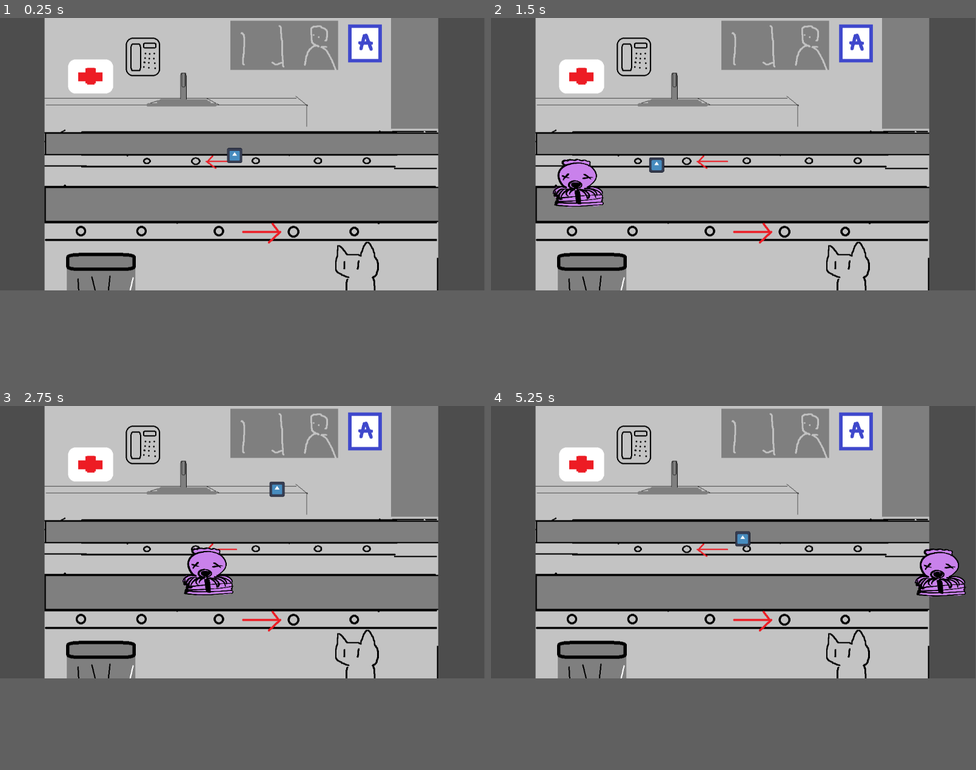
Above: before the commit, frames 1-4 (two rows, left to right).
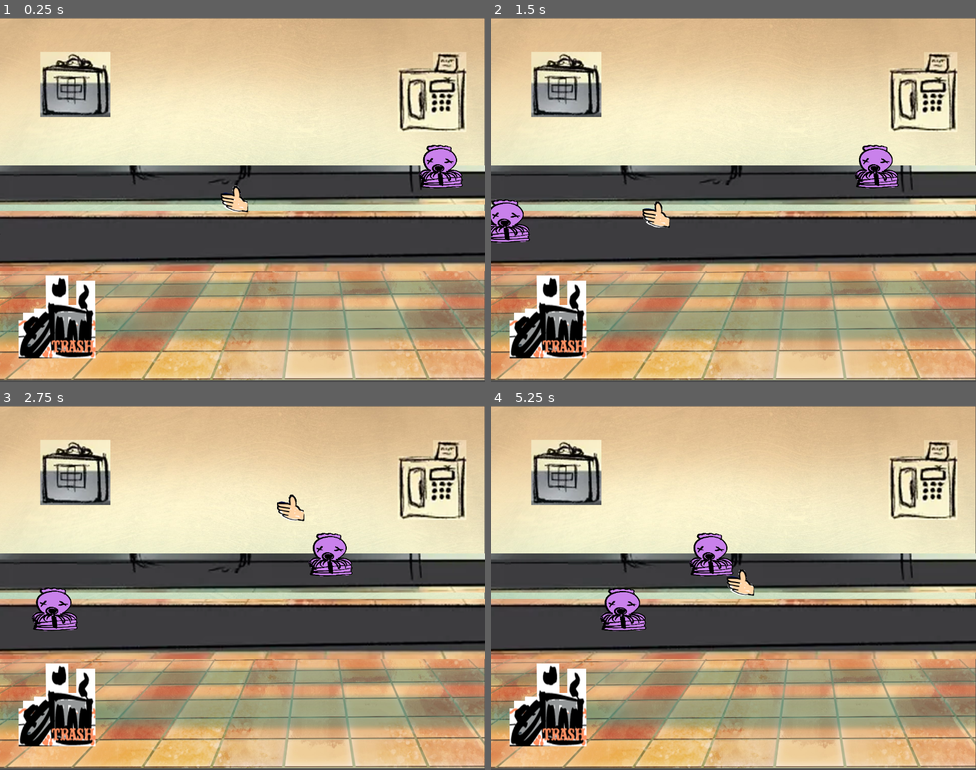
Above: after the commit, the same moments.

Repository: BUNN1E5/SDGJ-2024
Game: Godot game, scene res://levels/mockup/mockup.tscn
Same seed, same stepped clock (60 frames per second), same inputs: the game is played once before the commit and once after it. The engine's default icon, where the game draws it, is replaced by a stand-in: a white triangle on a blue panel in a dark square.
Inputs (mouse positions are in pixels of both pictures, inside the frame that each line leads up to):
- Up to frame 1 (0.25 s): no input
- Up to frame 2 (1.5 s): move the mouse to (840, 141) at 0.52 s; click (840, 141) at 0.67 s; move the mouse to (636, 167) at 1.27 s; click (636, 167) at 1.42 s
- Up to frame 3 (2.75 s): move the mouse to (291, 482) at 2.02 s; click (291, 482) at 2.17 s
- Up to frame 4 (5.25 s): move the mouse to (709, 595) at 2.77 s; click (709, 595) at 2.92 s; move the mouse to (879, 584) at 3.52 s; click (879, 584) at 3.67 s; move the mouse to (588, 500) at 4.27 s; click (588, 500) at 4.42 s; move the mouse to (757, 540) at 5.02 s; click (757, 540) at 5.17 s
The window is 799x449 before the commit and 800x600 after it. Grey fills any space a smaller window leaves; there, only what the larger window draws over its background counts as a difference.

The runs differ from the first frame. In frame 1, 94% of the frame differs, in the area x 0-100%, y 0-100%; in frame 2, 95%; in frame 3, 94%; in frame 4, 95%.

Commit message:
added scripts fixing git

Diff:
--- a/game_systems/conveyer_belt/conveyer_belt.gd
+++ b/game_systems/conveyer_belt/conveyer_belt.gd
@@ -1,4 +1,4 @@
-extends Node2D
+extends Path2D
 class_name ConveyerBelt
 #Here is the functionality that needs to be implemented in this class:
 #We need to make a conveyer!
@@ -14,8 +14,11 @@
 #	If good food gets gobbled add some money and push emty plate on plate return at the
 #		at the same relative position as where it was on the
 
+@export_range(0, 1) var speed : float = 0.1
+#var kitchen : Array[ConveyerItem]
+#var hall : Array[ConveyerItem]
 
-@export_range(0, 1) var speed : float = 0.1
+var off_screen_time = 10
 
 func _ready():
 	pass
--- a/game_systems/conveyer_belt/conveyer_item.gd
+++ b/game_systems/conveyer_belt/conveyer_item.gd
@@ -4,13 +4,19 @@
 @export var conveyer_belt : ConveyerBelt
 var collision : Area2D
 var being_held = false
+var bad_level = 0
 
+var mousePath = "/root/Main/Mouse"
+@onready var mouse : PlayerMouse = get_node(mousePath)
 #food and a plate are both conveyerItems
 
 #these are the sprites from good to "bad"
 #a plate would have an array of 1 with just the plate item
-@export var sprites : Array[Sprite2D]
+@export var sprites : Array[Texture]
 @export var renderder : Sprite2D
+var time_in_hall = 0
+var in_hall = false
+
 
 # Called when the node enters the scene tree for the first time.
 func _ready():
@@ -18,19 +24,24 @@
 	self.collision.monitoring = true
 
 	self.conveyer_belt = get_parent()
-	self.loop = true
+	self.loop = false
 	self.rotates = false
-	self.conveyer_belt.get_curve()
 	pass # Replace with function body.
 
 func _input(event):
 	if event is InputEventMouseButton:
-
+		print(self.collision.overlaps_area(mouse.selector_area))
 		pass
 
-func on_mouse_overlap():
-	pass
+
 # Called every frame. 'delta' is the elapsed time since the previous frame.
 func _process(delta):
-	self.progress_ratio += delta * conveyer_belt.speed
+	if(self.progress_ratio >= 1):
+		in_hall = true
+
+	if(in_hall):
+		time_in_hall += delta
+
+	if in_hall == false:
+		self.progress_ratio += delta * conveyer_belt.speed
 	pass
--- a/game_systems/player_control/mouse.gd
+++ b/game_systems/player_control/mouse.gd
@@ -1,7 +1,9 @@
 extends Node
+class_name PlayerMouse
 
 @export var toggle_or_hold = false
 
+@export var selector_area : Area2D #assume the child of mouse is an Area2D
 
 @export var mouse_smoothness = 16
 @export_range(0, 1) var mouse_pickup_modifier = 0.1
@@ -9,13 +11,15 @@
 
 # Called when the node enters the scene tree for the first time.
 func _ready():
+	selector_area = get_child(0)
 	#Input.set_mouse_mode(Input.MOUSE_MODE_HIDDEN)
+	#Input.set_mouse_mode(Input.MOUSE_MODE_CONFINED)
+
 	pass # Replace with function body.
 
 func _input(event):
 	#mouse click and unclick
 	if event is InputEventMouseButton:
-		Input.warp_mouse(self.position)
 		if toggle_or_hold:
 			#toggle on click
 			if(event.pressed):
--- a/levels/mockup/mockup.tscn
+++ b/levels/mockup/mockup.tscn
@@ -1,11 +1,17 @@
-[gd_scene load_steps=9 format=3 uid="uid://deytuyg26ollq"]
+[gd_scene load_steps=17 format=3 uid="uid://deytuyg26ollq"]
 
-[ext_resource type="Texture2D" uid="uid://bnrybd2q4f5gc" path="res://mockup/background.png" id="1_bh67r"]
+[ext_resource type="Script" path="res://game_systems/window_resize.gd" id="1_wuxd8"]
 [ext_resource type="Texture2D" uid="uid://bt1ylwqcwa43" path="res://mockup/good-octopus-sushi.png" id="2_7uiju"]
 [ext_resource type="Script" path="res://game_systems/conveyer_belt/conveyer_belt.gd" id="2_fltsp"]
 [ext_resource type="Script" path="res://game_systems/conveyer_belt/conveyer_item.gd" id="2_fwvx3"]
-[ext_resource type="Texture2D" uid="uid://cpecripuq0dbr" path="res://icon.svg" id="5_ygjv5"]
+[ext_resource type="Texture2D" uid="uid://dqgy1mbhf5ngl" path="res://mockup/phone-placeholder.png" id="3_lx381"]
+[ext_resource type="Texture2D" uid="uid://bbgjrmf7jnsak" path="res://mockup/trashcan-placeholder.png" id="4_g7k1x"]
+[ext_resource type="Texture2D" uid="uid://bdaug8bbae75c" path="res://mockup/inspectors-hand-placeholder.png" id="5_cigx3"]
+[ext_resource type="Texture2D" uid="uid://dv1uxl06sdjeq" path="res://mockup/backgraound-placeholder-imeatation.jpg" id="6_1gywg"]
+[ext_resource type="Texture2D" uid="uid://c5h1vluiwt7wl" path="res://mockup/conveyor-belt-back-placeholder.png" id="6_tojgu"]
 [ext_resource type="Script" path="res://game_systems/player_control/mouse.gd" id="6_vpumv"]
+[ext_resource type="Texture2D" uid="uid://ds8ysbdyqs2rm" path="res://mockup/conveyor-belt-front-placeholder.png" id="7_r0ru2"]
+[ext_resource type="Texture2D" uid="uid://bb5ffhmsoc704" path="res://mockup/medkit-placeholder.png" id="12_o6lfd"]
 
 [sub_resource type="Curve2D" id="Curve2D_6u7gi"]
 _data = {
@@ -13,44 +19,89 @@
 }
 point_count = 2
 
+[sub_resource type="CircleShape2D" id="CircleShape2D_qr1ei"]
+
 [sub_resource type="Curve2D" id="Curve2D_hkcda"]
 _data = {
-"points": PackedVector2Array(0, 0, 0, 0, -81, 444, 0, 0, 0, 0, 1293, 450, 0, 0, 0, 0, 1300, -100, 0, 0, 0, 0, -80, -100, 0, 0, 0, 0, -80, 450)
+"points": PackedVector2Array(0, 0, 0, 0, -81, 444, 0, 0, 0, 0, 1293, 450)
 }
-point_count = 5
+point_count = 2
 
-[node name="Node2D" type="Node2D"]
+[sub_resource type="CircleShape2D" id="CircleShape2D_hw12b"]
 
-[node name="Background" type="Sprite2D" parent="."]
-position = Vector2(574, 325)
-texture = ExtResource("1_bh67r")
+[node name="Main" type="Node2D"]
+script = ExtResource("1_wuxd8")
+
+[node name="Backgraound-placeholder-imeatation" type="Sprite2D" parent="."]
+position = Vector2(637, 478)
+scale = Vector2(0.66875, 0.6625)
+texture = ExtResource("6_1gywg")
+
+[node name="Phone-placeholder" type="Sprite2D" parent="."]
+position = Vector2(1141, 189)
+scale = Vector2(0.475, 0.475)
+texture = ExtResource("3_lx381")
+
+[node name="Trashcan-placeholder" type="Sprite2D" parent="."]
+position = Vector2(147, 792)
+scale = Vector2(0.445946, 0.430147)
+texture = ExtResource("4_g7k1x")
 
 [node name="PlatePath" type="Path2D" parent="."]
+position = Vector2(29, 141)
 curve = SubResource("Curve2D_6u7gi")
 script = ExtResource("2_fltsp")
 
+[node name="Conveyor-belt-back-placeholder" type="Sprite2D" parent="PlatePath"]
+position = Vector2(659, 307)
+scale = Vector2(0.815, 0.815)
+texture = ExtResource("6_tojgu")
+
+[node name="ConveyerItem" type="PathFollow2D" parent="PlatePath"]
+position = Vector2(1157, 304)
+rotates = false
+script = ExtResource("2_fwvx3")
+sprites = Array[Sprite2D]([null])
+
+[node name="Area2D" type="Area2D" parent="PlatePath/ConveyerItem"]
+position = Vector2(-0.779663, -52)
+scale = Vector2(0.2, 0.2)
+
+[node name="CollisionShape2D" type="CollisionShape2D" parent="PlatePath/ConveyerItem/Area2D"]
+scale = Vector2(29.325, 29.325)
+shape = SubResource("CircleShape2D_qr1ei")
+
+[node name="Good-octopus-sushi" type="Sprite2D" parent="PlatePath/ConveyerItem"]
+position = Vector2(-0.779663, -52)
+scale = Vector2(0.2, 0.2)
+texture = ExtResource("2_7uiju")
+
 [node name="SushiPath" type="Path2D" parent="."]
-position = Vector2(-59.3049, 0)
+position = Vector2(-3, 144)
 scale = Vector2(1.04562, 1)
 curve = SubResource("Curve2D_hkcda")
 script = ExtResource("2_fltsp")
 speed = 0.057
 
-[node name="PathFollow2D" type="PathFollow2D" parent="SushiPath"]
+[node name="Conveyor-belt-front-placeholder" type="Sprite2D" parent="SushiPath"]
+position = Vector2(674.533, 443)
+scale = Vector2(0.760315, 0.795)
+texture = ExtResource("7_r0ru2")
+
+[node name="ConveyerItem" type="PathFollow2D" parent="SushiPath"]
 position = Vector2(-81, 444)
 rotates = false
 script = ExtResource("2_fwvx3")
 
-[node name="Area2D" type="Area2D" parent="SushiPath/PathFollow2D"]
+[node name="Area2D" type="Area2D" parent="SushiPath/ConveyerItem"]
 position = Vector2(-0.779663, -52)
 scale = Vector2(0.2, 0.2)
 
-[node name="CollisionPolygon2D" type="CollisionPolygon2D" parent="SushiPath/PathFollow2D/Area2D"]
-position = Vector2(3.89832, 260)
-scale = Vector2(5, 5)
-polygon = PackedVector2Array(-53.5568, 2, 66.946, 1, 51.644, -108, -41.124, -109)
+[node name="CollisionShape2D" type="CollisionShape2D" parent="SushiPath/ConveyerItem/Area2D"]
+scale = Vector2(29.325, 29.325)
+shape = SubResource("CircleShape2D_qr1ei")
 
-[node name="Good-octopus-sushi" type="Sprite2D" parent="SushiPath/PathFollow2D"]
+[node name="Good-octopus-sushi" type="Sprite2D" parent="SushiPath/ConveyerItem"]
 position = Vector2(-0.779663, -52)
 scale = Vector2(0.2, 0.2)
 texture = ExtResource("2_7uiju")
@@ -58,6 +109,17 @@
 [node name="Mouse" type="Sprite2D" parent="."]
 position = Vector2(66, 409)
 scale = Vector2(0.28125, 0.28125)
-texture = ExtResource("5_ygjv5")
+texture = ExtResource("5_cigx3")
 script = ExtResource("6_vpumv")
 mouse_smoothness = 12
+
+[node name="Area2D" type="Area2D" parent="Mouse"]
+
+[node name="CollisionShape2D" type="CollisionShape2D" parent="Mouse/Area2D"]
+scale = Vector2(7.1, 7.1)
+shape = SubResource("CircleShape2D_hw12b")
+
+[node name="Medkit-placeholder" type="Sprite2D" parent="."]
+position = Vector2(198, 197)
+scale = Vector2(0.45, 0.45)
+texture = ExtResource("12_o6lfd")
--- a/project.godot
+++ b/project.godot
@@ -14,3 +14,15 @@
 run/main_scene="res://levels/mockup/mockup.tscn"
 config/features=PackedStringArray("4.2", "Forward Plus")
 config/icon="res://icon.svg"
+
+[display]
+
+window/size/viewport_width=1280
+window/size/viewport_height=960
+window/size/transparent=true
+window/stretch/mode="viewport"
+window/per_pixel_transparency/allowed=true
+
+[rendering]
+
+environment/defaults/default_clear_color=Color(0.301961, 0.301961, 0.301961, 0)
